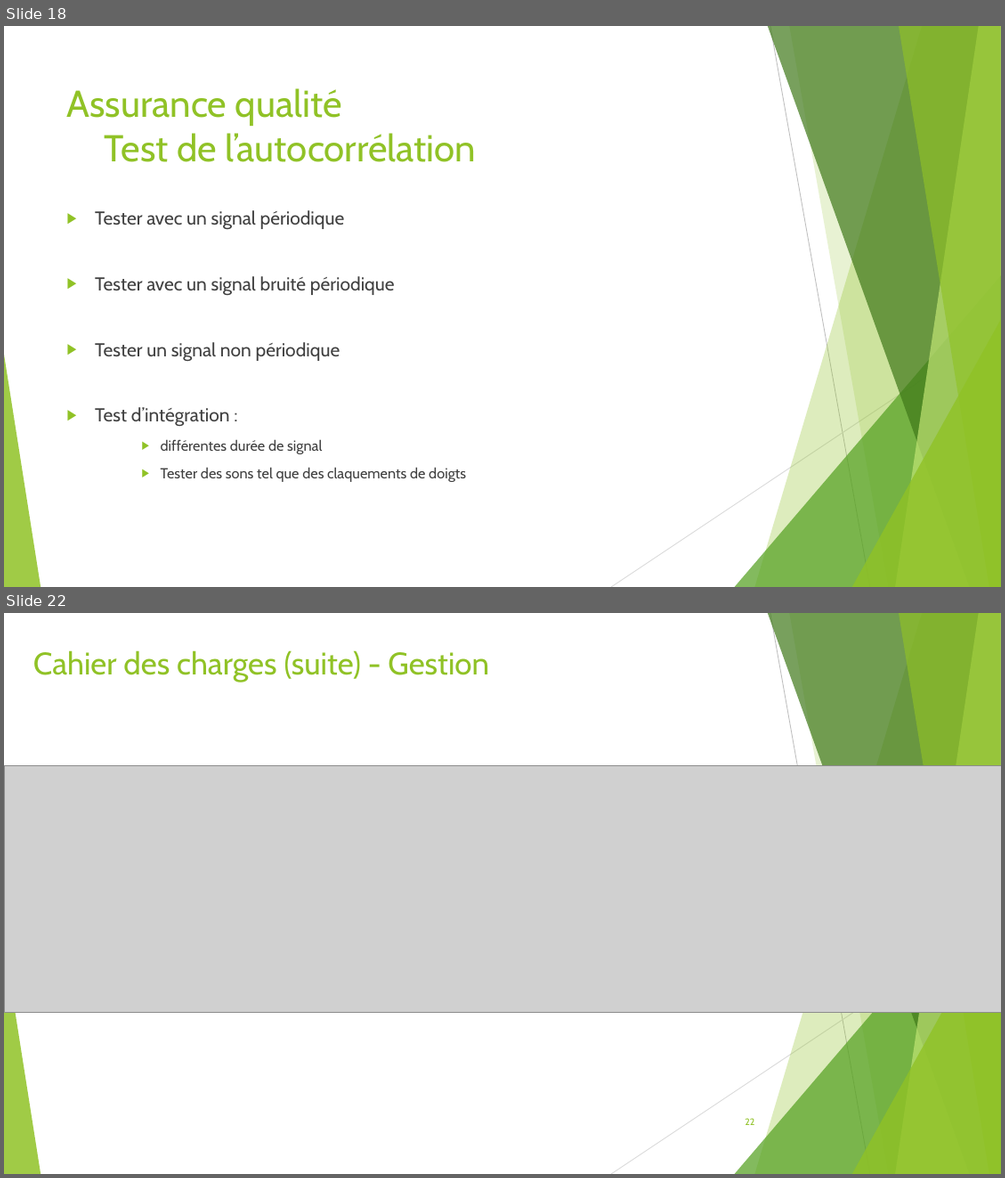
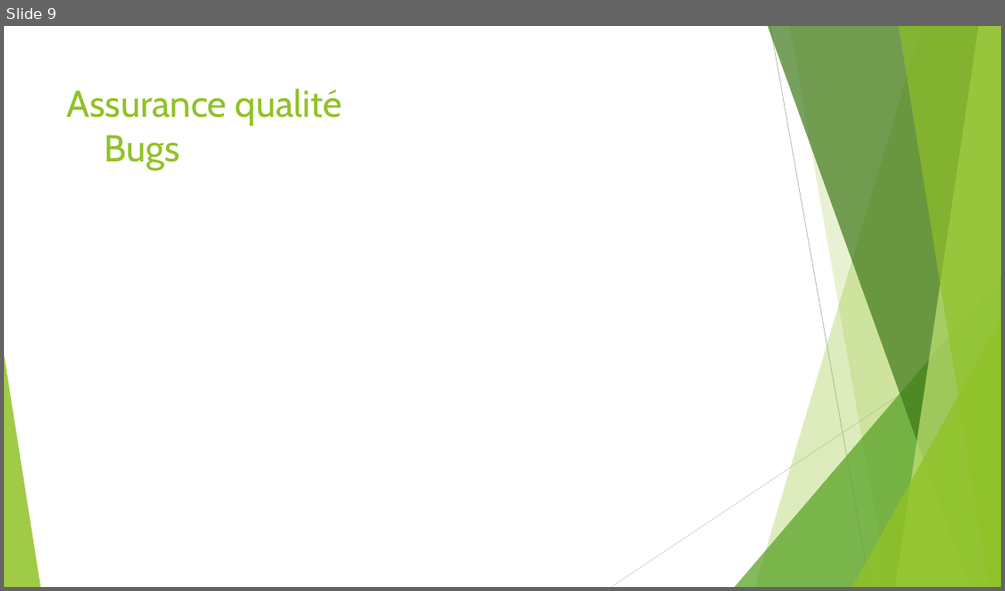
Before and after one commit to gab4321/ProjetS5, a slide deck: Gestion/L1 Présentation.pptx. Shown one above the other, each under a label of ours: slides 18 and 22 before the commit, slide 9 after it; the slides between them are not shown. The pictures are 1005x1178 and 1005x591 pixels, drawn with LibreOffice and Linux fonts; fonts in the diff are those of the drawing; grey boxes stand for pictures. Boxes give left, top, right and bottom in pixels: in the first picture for what was removed or moved away, otherwise in the second. Text is boxed around its words. In the diff, an @@ line names an element or a change of style, - is before the commit and + after.

```diff
--- a/Gestion/L1 Présentation.pptx
+++ b/Gestion/L1 Présentation.pptx
@@ slide 22 removed at (4,613,1001,1174), background #FFFFFF; not listed: 10 template elements that a slide beside it also shows @@
@@ title removed at (33,650,489,682) @@
-Cahier des charges (suite) - Gestion
@@ picture removed at (4,765,1001,1013) @@
@@ page number removed at (744,1118,754,1125) @@
-22
@@ what was slide 18 is now slide 9 @@
@@ slide 9 changed as well @@
@@ title at (67,88,342,170): text changed @@
-Assurance qualité
-Test de l’autocorrélation
+Assurance qualité
+Bugs
@@ text removed at (95,210,466,482) @@
-▶ Tester avec un signal périodique
-▶ Tester avec un signal bruité périodique
-▶ Tester un signal non périodique
-▶ Test d’intégration :
-    ▶ différentes durée de signal
-    ▶ Tester des sons tel que des claquements de doigts
```
Also in this commit, not shown: 6 other slides changed, 2 slides added, 18 other slides removed, 2 other files.
